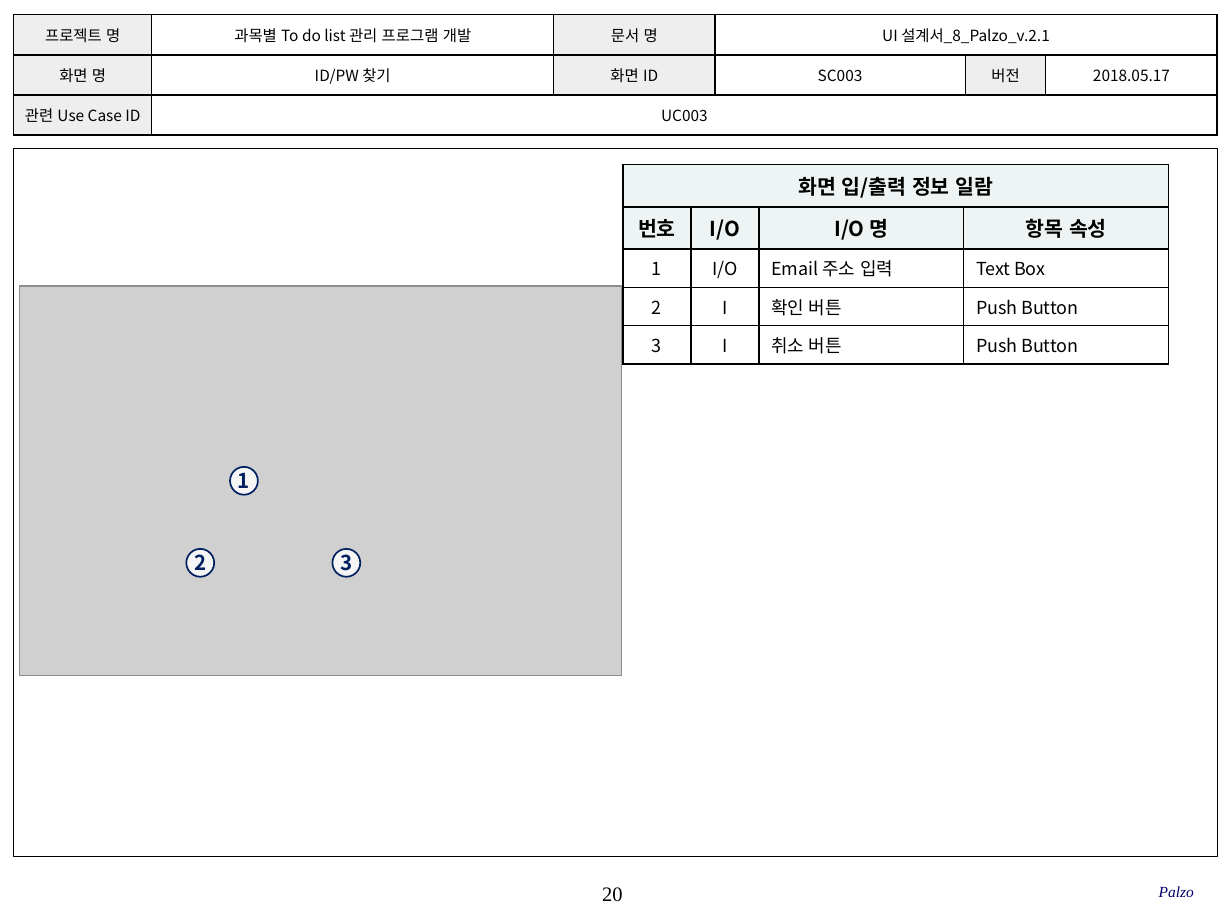
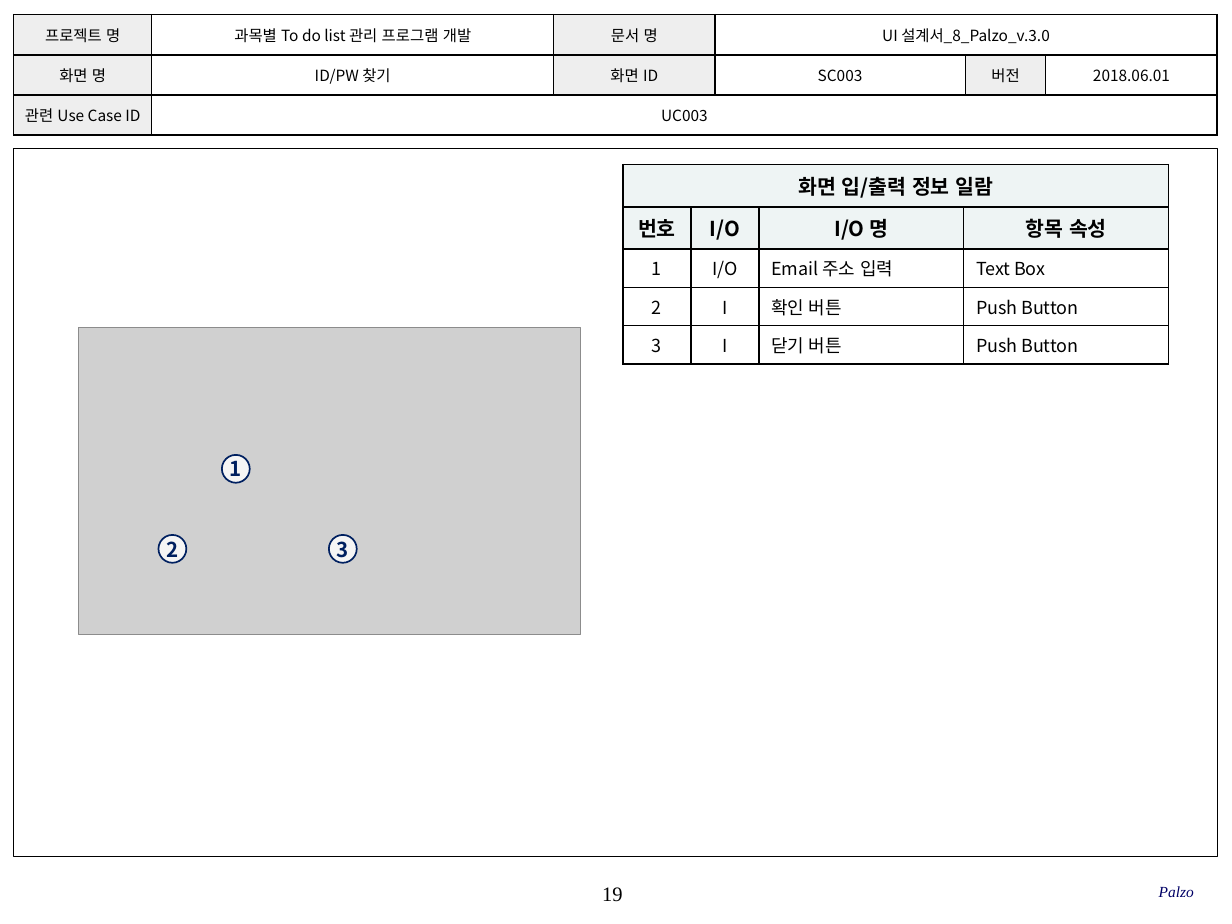
Before and after one commit to SMU-SE-Admin/18-1_8_PALZO_Doc, a slide deck: slide 19 of 03 설계/UI 설계서_8_Palzo.pptx (slide 20 before the commit). Drawn at 1232x924 pixels with LibreOffice and Linux fonts; fonts in the diff are those of the drawing; grey boxes stand for pictures; background and template pictures are left out. Boxes give left, top, right and bottom in pixels: in the first picture for what was removed or moved away, otherwise in the second. Text is boxed around its words. In the diff, an @@ line names an element or a change of style, - is before the commit and + after.

Commit message:
#1102 UI설계서 작성
화면 UI 수정, 일부 변경 (최종본)

```diff
--- a/03 설계/UI 설계서_8_Palzo.pptx
+++ b/03 설계/UI 설계서_8_Palzo.pptx
@@ table at [14,15,1216,136] @@
-row 1, column 4: UI 설계서_8_Palzo_v.2.1
+row 1, column 4: UI 설계서_8_Palzo_v.3.0
-row 2, column 6: 2018.05.17
+row 2, column 6: 2018.06.01
@@ table at [623,165,1168,358] @@
-row 5, column 3: 취소 버튼
+row 5, column 3: 닫기 버튼
@@ picture: place and size @@
-picture at [20,286,621,675]
+picture at [79,328,582,634]
@@ ellipse "1": place and size @@
-ellipse "1" at [230,467,259,495]
+ellipse "1" at [222,455,250,483]
@@ ellipse "2": place and size @@
-ellipse "2" at [186,548,214,577]
+ellipse "2" at [159,535,187,563]
@@ ellipse "3": place and size @@
-ellipse "3" at [333,548,361,577]
+ellipse "3" at [329,535,357,563]
@@ page number at [602,887,622,902]: text changed @@
-20
+19
```
Also in this commit, not shown: 36 other slides changed, 1 slide added, 4 slides removed.
